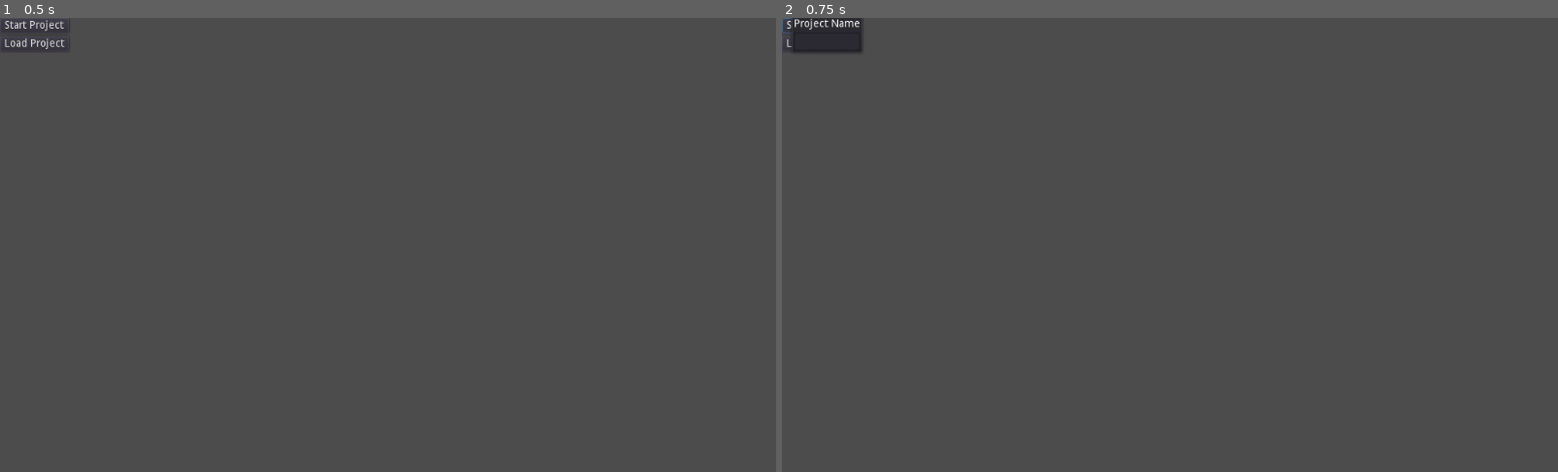
Above: before the commit, frames 1-2 (left to right).
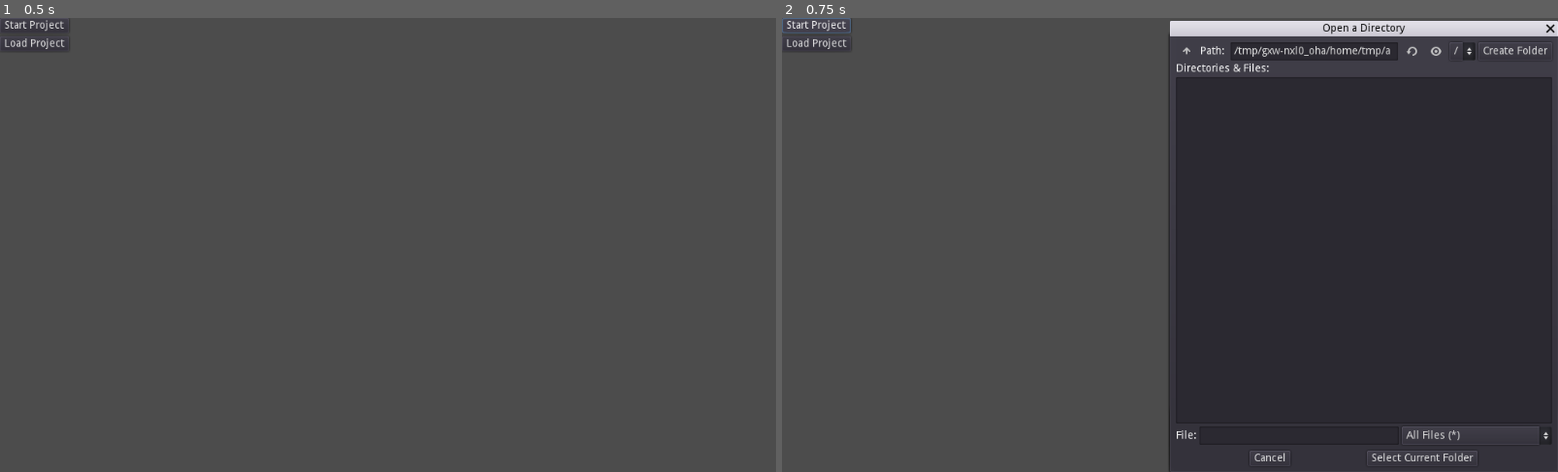
Above: after the commit, the same moments.

Repository: deantony/Reinhardt
Game: Godot game, scene res://Scenes/Home.tscn
Same seed, same stepped clock (60 frames per second), same inputs: the game is played once before the commit and once after it.
Inputs:
- Up to frame 1 (0.5 s): no input
- Up to frame 2 (0.75 s): click "Start Project" at 0.5 s

Frame 1 is identical in both runs. In frame 2, 45% of the frame differs, in the area x 1-100%, y 0-100%.

Commit message:
Fixed Build Bugs

Diff:
--- a/ReinhardtProject/Scenes/Home.tscn
+++ b/ReinhardtProject/Scenes/Home.tscn
@@ -25,37 +25,49 @@
 text = "Load Project"
 
 [node name="StartProjectPop" type="PopupPanel" parent="CenterContainer"]
-margin_left = 12.0
-margin_top = -3.0
-margin_right = 78.0
-margin_bottom = 47.0
+margin_left = -33.0
+margin_top = 6.0
+margin_right = 124.0
+margin_bottom = 38.0
 
 [node name="GridContainer" type="GridContainer" parent="CenterContainer/StartProjectPop"]
 margin_left = 4.0
 margin_top = 4.0
-margin_right = 62.0
-margin_bottom = 46.0
+margin_right = 153.0
+margin_bottom = 28.0
+columns = 2
 
 [node name="Label" type="Label" parent="CenterContainer/StartProjectPop/GridContainer"]
-margin_right = 40.0
-margin_bottom = 14.0
+margin_top = 5.0
+margin_right = 87.0
+margin_bottom = 19.0
 text = "Project Name"
 
 [node name="ProjectName" type="LineEdit" parent="CenterContainer/StartProjectPop/GridContainer"]
-margin_left = 16.0
-margin_top = 10.0
-margin_right = 74.0
-margin_bottom = 34.0
+margin_left = 91.0
+margin_right = 149.0
+margin_bottom = 24.0
 
-[node name="LoadProjectPop" type="FileDialog" parent="CenterContainer"]
-margin_left = -112.0
+[node name="StartProjectLocation" type="FileDialog" parent="CenterContainer"]
+margin_left = -133.0
 margin_top = -43.0
-margin_right = 203.0
+margin_right = 223.0
 margin_bottom = 87.0
 window_title = "Open a Directory"
 mode = 2
+access = 2
+
+[node name="LoadProjectPop" type="FileDialog" parent="CenterContainer"]
+margin_left = -133.0
+margin_top = -43.0
+margin_right = 223.0
+margin_bottom = 87.0
+window_title = "Open a Directory"
+mode = 2
+access = 2
 
 [connection signal="button_down" from="CenterContainer/GridContainer/StartProject" to="." method="_on_StartProject_button_down"]
 [connection signal="button_down" from="CenterContainer/GridContainer/LoadProject" to="." method="_on_LoadProject_button_down"]
 [connection signal="text_entered" from="CenterContainer/StartProjectPop/GridContainer/ProjectName" to="." method="_on_ProjectName_text_entered"]
+[connection signal="dir_selected" from="CenterContainer/StartProjectLocation" to="." method="_on_StartProjectLocation_dir_selected"]
 [connection signal="dir_selected" from="CenterContainer/LoadProjectPop" to="." method="_on_LoadProjectPop_dir_selected"]
--- a/ReinhardtProject/Scripts/Commands.gd
+++ b/ReinhardtProject/Scripts/Commands.gd
@@ -23,6 +23,7 @@
 		var fin_str = temp_str.format({"id": pid_list[i]})
 		os_cmd(get_current_directory(), fin_str)
 	pid_list.empty()
+
 func get_current_directory():
 	var config = ConfigFile.new()
 	config.load(path)
--- a/ReinhardtProject/Scripts/Home.gd
+++ b/ReinhardtProject/Scripts/Home.gd
@@ -6,7 +6,9 @@
 var commands = command_functions.new()
 
 func _on_StartProject_button_down():
-	$CenterContainer/StartProjectPop.visible = true
+	$CenterContainer/StartProjectLocation.visible = true
+	$CenterContainer/StartProjectLocation.rect_position = Vector2(gui.get_screen_width() / 2, gui.get_screen_start_pos().y)
+	$CenterContainer/StartProjectLocation.rect_size = gui.two_grid_size()
 func _on_LoadProject_button_down():
 	$CenterContainer/LoadProjectPop.visible = true
 	$CenterContainer/LoadProjectPop.rect_position = Vector2(gui.get_screen_width() / 2, gui.get_screen_start_pos().y)
@@ -14,20 +16,13 @@
 func _on_ProjectName_text_entered(new_text):
 	var temp_str = "django-admin startproject {project_name}"
 	var fin_str = temp_str.format({"project_name": new_text})
-	commands.os_cmd("Projects", fin_str)
+	commands.os_cmd(commands.get_current_directory(), fin_str)
 	$CenterContainer/StartProjectPop.visible = false
-	temp_str = "Projects/{project_name}"
-	fin_str = temp_str.format({"project_name": new_text})
-	commands.set_current_directory(fin_str)
-	get_tree().change_scene("res://Scenes/ProjectScreen.tscn")
-
-
-
 func _on_LoadProjectPop_dir_selected(dir):
 	$CenterContainer/LoadProjectPop.visible = false
-	var temp_str = []
-	for i in range(len(dir) - 6):
-		temp_str.append(dir[i + 6])
-	var fin_str = "".join(temp_str)
-	commands.set_current_directory(fin_str)
+	commands.set_current_directory(dir)
 	get_tree().change_scene("res://Scenes/ProjectScreen.tscn")
+func _on_StartProjectLocation_dir_selected(dir):
+	commands.set_current_directory(dir)
+	$CenterContainer/StartProjectPop.visible = true
+	$CenterContainer/StartProjectLocation.visible = false
Binary file removed: ReinhardtProject/Scripts/100_1461.jpg
Not shown, removed: ReinhardtProject/Scripts/100_1461.jpg.import
Not shown, removed: ReinhardtProject/Projects/fgd/db.sqlite3
Not shown, added: ReinhardtProject/Projects/lmno/db.sqlite3
Not shown, added: ReinhardtProject/Projects/lmno/lmno/__init__.py
Not shown, added: ReinhardtProject/Projects/lmno/lmno/asgi.py
Not shown, added: ReinhardtProject/Projects/lmno/lmno/settings.py
Not shown, added: ReinhardtProject/Projects/lmno/lmno/urls.py
Not shown, added: ReinhardtProject/Projects/lmno/lmno/wsgi.py
Not shown, added: ReinhardtProject/Projects/lmno/manage.py
Not shown, removed: ReinhardtProject/Projects/lmnop/db.sqlite3
Not shown, added: ReinhardtProject/Projects/testing/db.sqlite3
(and 6 more such lines)
